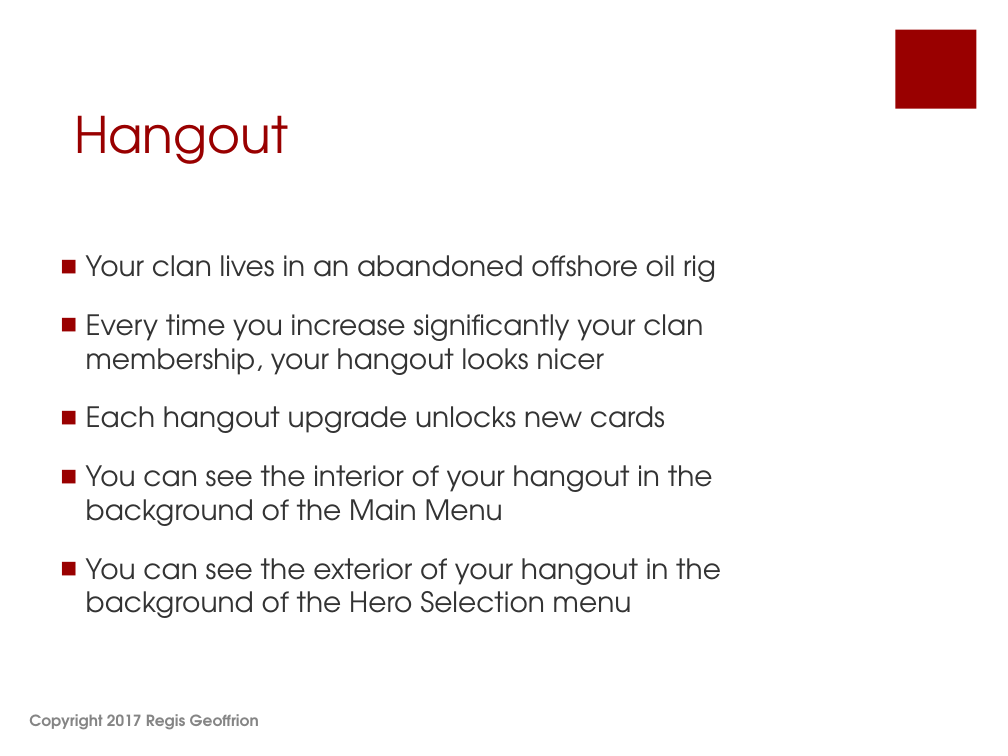
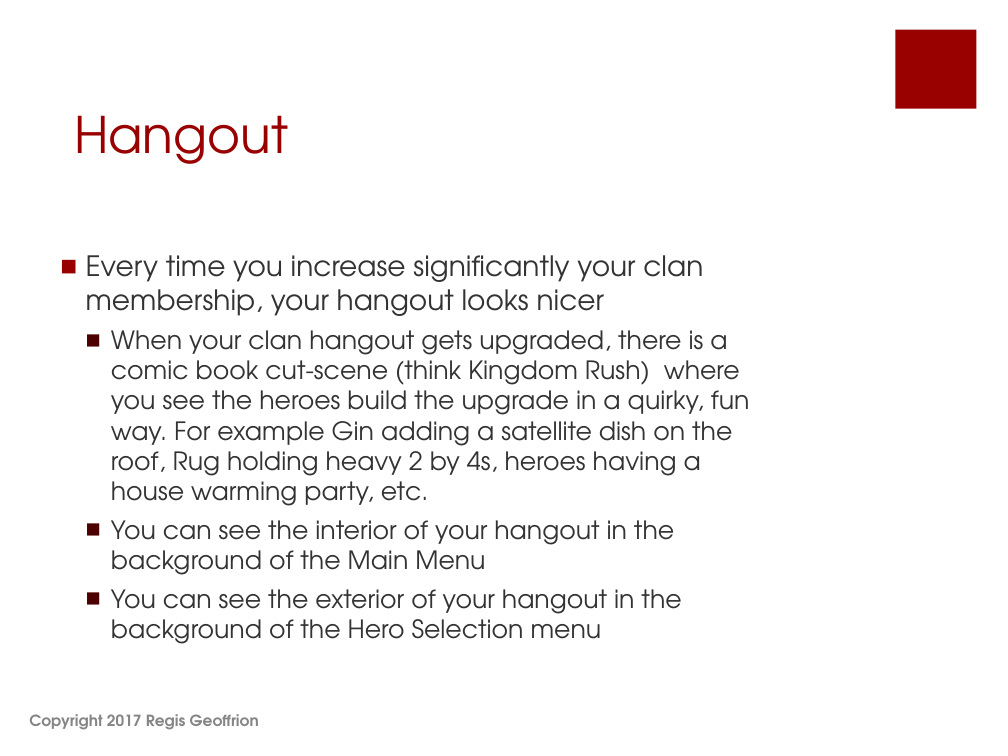
Before and after one commit to shahbazGamedev/Hero-s-Run, a slide deck: slide 14 of Documents/Earth Alone.pptx. Drawn at 1008x756 pixels with LibreOffice and Linux fonts; fonts in the diff are those of the drawing. Boxes give left, top, right and bottom in pixels: in the first picture for what was removed or moved away, otherwise in the second. Text is boxed around its words. In the diff, an @@ line names an element or a change of style, - is before the commit and + after.

```diff
--- a/Documents/Earth Alone.pptx
+++ b/Documents/Earth Alone.pptx
@@ text at bbox=[86, 255, 716, 282]: paragraph removed @@
-■ Your clan lives in an abandoned offshore oil rig
@@ text at bbox=[111, 330, 750, 506]: text changed; size 20 to 18 pt @@
-■ Each hangout upgrade unlocks new cards
+  ■ When your clan hangout gets upgraded, there is a comic book cut-scene (think Kingdom Rush) where you see the heroes build the upgrade in a quirky, fun way. For example Gin adding a satellite dish on the roof, Rug holding heavy 2 by 4s, heroes having a house warming party, etc.
@@ text at bbox=[111, 520, 681, 644]: size 20 to 18 pt in "You can see the interior of your ...", "You can see the exterior of your ..."; list level 1 to 2 in "You can see the interior ..."; bullet colour #990000 to #4C0000; list level 1 to 2 in "You can see the exterior ..." @@
```
Also in this commit, not shown: 12 other slides changed, 1 slide added, 1 slide removed.
